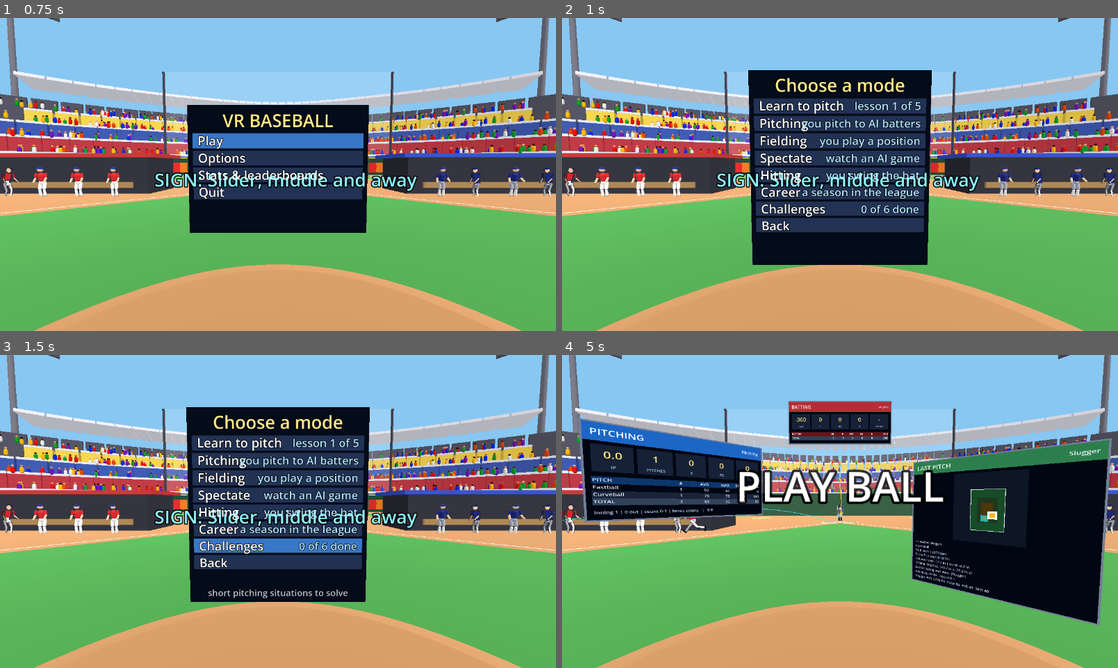
Above: before the commit, frames 1-4 (two rows, left to right).
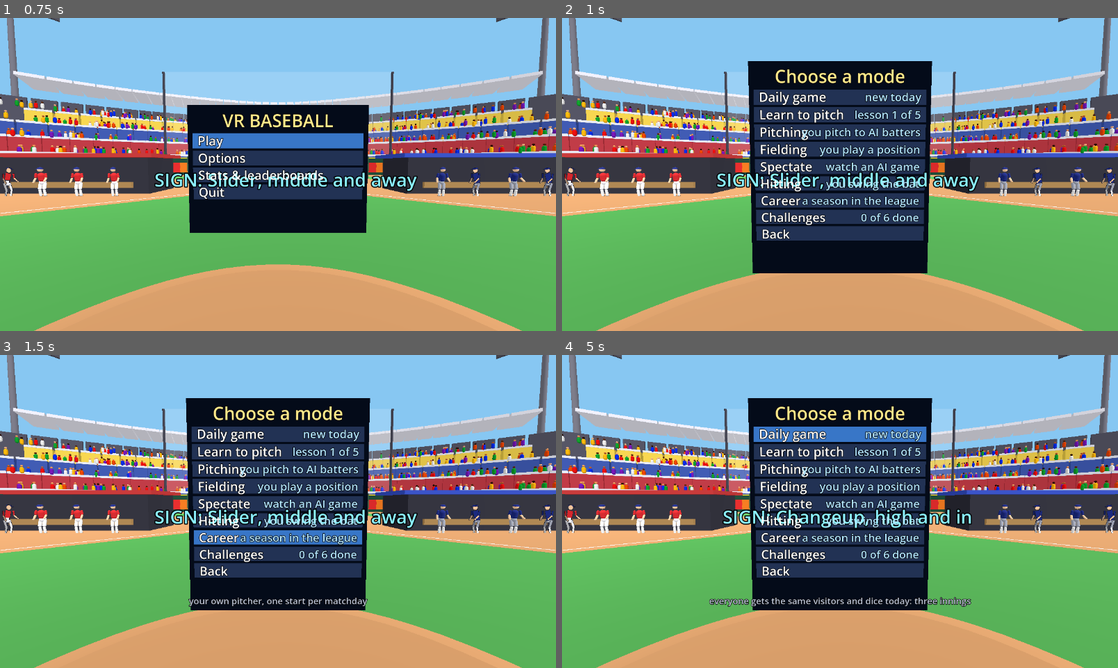
Above: after the commit, the same moments.

Repository: jbax-and-his-ai-pals/009-vr-baseball
Game: Godot game, scene res://scenes/bullpen.tscn
Same seed, same stepped clock (60 frames per second), same inputs: the game is played once before the commit and once after it.
Inputs (mouse positions are in pixels of both pictures, inside the frame that each line leads up to):
- Up to frame 1 (0.75 s): tap Enter (ui_accept) at 0.5 s; move the mouse to (400, 158) at 0.52 s; hold Up from 0.53 s (still down); tap P at 0.6 s; click (400, 158) at 0.67 s
- Up to frame 2 (1 s): keep holding Up; tap Enter (ui_accept) at 0.77 s
- Up to frame 3 (1.5 s): release Up at 1.25 s; tap Enter (ui_accept) at 1.25 s; drag from (166, 527) to (250, 574) at 1.27 s
- Up to frame 4 (5 s): tap Enter (ui_accept) at 2, 2.75, 3.77 s; move the mouse to (895, 442) at 2.02 s; hold Up 2.03-2.75 s; tap Keypad Enter at 2.1 s; drag from (812, 574) to (673, 464) at 2.77 s; move the mouse to (1006, 558) at 3.52 s; hold Down 3.53-4.25 s; tap P at 3.6 s; drag from (673, 464) to (756, 433) at 4.27 s

Frame 1 is identical in both runs. In frame 2, 11% of the frame differs, in the area x 33-67%, y 13-82%; in frame 3, 12%; in frame 4, 45%, in the area x 0-100%, y 13-87%.

Commit message:
Daily game: the day's visitors and dice are the same for everyone; a board per day
Co-Authored-By: Claude Sonnet 5.5 <noreply@anthropic.com>

Diff:
--- a/scripts/bullpen.gd
+++ b/scripts/bullpen.gd
@@ -152,6 +152,7 @@
 var _tracker := SwingTracker.new()          # your controller as a bat (Hitting)
 var _bat_view: MeshInstance3D               # the bat in your hand
 var _bat_call := ""                         # a play called with this pitch: "squeeze" or "hit_and_run" ("" for none)
+var _daily := 0                            # a daily game: the day it belongs to (0 for an ordinary game)
 var _two_way := false                       # you also bat: the bottom halves are played live
 var _top_game: GameState                    # while you bat, the pitching game waits here
 var _bottom_end_timer := -1.0               # counts down once your half is over, then hands the game back
@@ -317,6 +318,8 @@
 	else:
 		_home = Team.generate("Home", 55.0, 7)
 		_away = Team.generate("Away", 52.0, 14)
+		if _daily > 0:
+			_away = Team.generate("Away", 46.0 + float(_daily % 13), _daily * 31 + 5)      # the day's visitors, the same for everyone
 		_away.jersey = Color(0.84, 0.16, 0.18)          # the visitors wear red (the runners and the batter already do)
 		_away.pants = Color(0.95, 0.95, 0.97)
 		_away.cap = Color(0.12, 0.17, 0.50)
@@ -1471,6 +1474,7 @@
 	c.scenario = _scenario_id
 	c.career = _career_game
 	c.two_way = _two_way
+	c.daily = _daily
 	c.park = Park.now().id
 	if _career_game:
 		c.innings = _career.innings_per_start
@@ -1491,6 +1495,9 @@
 	_derby = c.activity == "Derby" and c.mode == "Hitting"
 	_tutorial = Tutorial.new(_settings.tutorial_step) if c.tutorial else null
 	_two_way = c.two_way
+	_daily = c.daily
+	if _daily > 0:
+		forced_seed = GameConfig.daily_seed(_daily)
 	Park.current = Park.by_id("harbor" if c.career else c.park)
 	_career_game = c.career and _career != null and not _career.is_over()
 
--- a/scripts/game_config.gd
+++ b/scripts/game_config.gd
@@ -26,6 +26,7 @@
 var assist := "Standard"
 var scenario := ""             # a challenge id (see Scenario); "" for an ordinary game
 var tutorial := false          # the pitching lesson (a bullpen with prompts)
+var daily := 0                 # a daily game: the day number (days since 1970), 0 for an ordinary game
 var park := "harbor"           # which ballpark (see Park)
 var two_way := false           # pitch the top halves, bat the bottom halves yourself
 var career := false            # the next start of your saved career (teams, pitcher and innings come from it)
@@ -62,7 +63,14 @@
 		c.activity = "Game"
 		c.innings = int(Scenario.by_id(scenario).setup.get("innings", 9)) if int(Scenario.by_id(scenario).setup.get("innings", 9)) in INNINGS else 9
 	c.park = park if park in Park.ids() else Park.DEFAULT_ID
-	c.two_way = two_way and c.mode == "Pitching" and c.activity == "Game" and c.scenario == "" and not c.career and not c.tutorial
+	if daily > 0 and scenario == "" and not career and not tutorial:
+		# The daily game: everybody gets the same visitors and the same dice for the day, three innings.
+		c.daily = daily
+		c.mode = "Pitching"
+		c.activity = "Game"
+		c.innings = 3
+		c.park = Park.DEFAULT_ID
+	c.two_way = two_way and c.mode == "Pitching" and c.activity == "Game" and c.scenario == "" and not c.career and not c.tutorial and c.daily == 0
 	# Spectating is always a full game of watching; there is nothing to practise.
 	if c.mode == "Spectate":
 		c.activity = "Game"
@@ -86,13 +94,30 @@
 func leaderboard_key() -> String:
 	if not is_scored():
 		return ""
+	if daily > 0:
+		return "Daily/%d/%s" % [daily, assist]
 	var where := "%s/%dinn%s%s" % [mode, innings, "+bat" if two_way else "", "" if park == Park.DEFAULT_ID else "@" + park]
 	if mode == "Fielding":
 		where = "Fielding%d/%dinn" % [position, innings]
 	return "%s/%s" % [where, assist]
 
 
+## Days since 1970-01-01 (UTC): the day a daily game belongs to.
+static var today_override := 0
+
+
+static func today() -> int:
+	return today_override if today_override > 0 else int(Time.get_unix_time_from_system() / 86400.0)
+
+
+## The seed everyone shares for a daily game.
+static func daily_seed(day: int) -> int:
+	return day * 7919 + 13
+
+
 func title() -> String:
+	if daily > 0:
+		return "Daily game - %s" % Time.get_date_string_from_unix_time(daily * 86400)
 	if scenario != "":
 		return "Challenge - %s" % Scenario.by_id(scenario).title
 	if tutorial:
@@ -119,7 +144,7 @@
 
 func to_dict() -> Dictionary:
 	return {"mode": mode, "activity": activity, "position": position, "innings": innings,
-		"batter": batter, "assist": assist, "scenario": scenario, "career": career, "tutorial": tutorial, "two_way": two_way, "park": park}
+		"batter": batter, "assist": assist, "scenario": scenario, "career": career, "tutorial": tutorial, "two_way": two_way, "park": park, "daily": daily}
 
 
 static func from_dict(d: Dictionary) -> GameConfig:
@@ -135,4 +160,5 @@
 	c.tutorial = bool(d.get("tutorial", false))
 	c.two_way = bool(d.get("two_way", false))
 	c.park = str(d.get("park", Park.DEFAULT_ID))
+	c.daily = int(d.get("daily", 0))
 	return c.normalized()
--- a/scripts/menu_model.gd
+++ b/scripts/menu_model.gd
@@ -107,6 +107,10 @@
 			rows.append(_row("stats", "Stats & leaderboards"))
 			rows.append(_row("quit", "Quit"))
 		"play":
+			var day := GameConfig.today()
+			var dkey := "Daily/%d/%s" % [day, settings.assist]
+			var dtop: Array = profile.top(dkey, 1) if profile != null else []
+			rows.append(_row("daily", "Daily game", "best today: %d" % int(dtop[0].score) if not dtop.is_empty() else "new today", true, "everyone gets the same visitors and dice today: three innings"))
 			rows.append(_row("tutorial", "Learn to pitch", "lesson %d of %d" % [mini(settings.tutorial_step + 1, Tutorial.STEPS.size()), Tutorial.STEPS.size()] if settings.tutorial_step < Tutorial.STEPS.size() else "done (replay)", true, "a short lesson: your usual throw, then one gesture per pitch"))
 			rows.append(_row("mode:Pitching", "Pitching", "you pitch to AI batters"))
 			rows.append(_row("mode:Fielding", "Fielding", "you play a position"))
@@ -322,6 +326,13 @@
 			cc = cc.normalized()
 			settings.last_game = cc.to_dict()
 			return {"type": "start", "config": cc}
+	if id == "daily":
+		var dc := GameConfig.new()
+		dc.daily = GameConfig.today()
+		dc.assist = settings.assist
+		dc = dc.normalized()
+		settings.last_game = dc.to_dict()
+		return {"type": "start", "config": dc}
 	if id == "tutorial":
 		var tc := GameConfig.new()
 		tc.tutorial = true
--- a/scripts/player_profile.gd
+++ b/scripts/player_profile.gd
@@ -61,6 +61,7 @@
 	_add_totals(line)
 	var out := {"score": score, "rank": 0, "personal_best": false, "key": key}
 	if key != "":
+		_prune_daily(key)
 		var board: Array = boards.get(key, [])
 		out.personal_best = board.is_empty() or score > int(board[0].score)
 		board.append({"score": score, "t": t, "line": line})
@@ -73,6 +74,27 @@
 				out.rank = i + 1
 				break
 	return out
+
+
+## Daily boards pile up one per day: keep the last two weeks.
+const DAILY_KEPT := 14
+
+
+func _prune_daily(new_key: String) -> void:
+	if not new_key.begins_with("Daily/"):
+		return
+	var days := {}
+	for k in boards.keys():
+		if String(k).begins_with("Daily/"):
+			days[int(String(k).split("/")[1])] = true
+	days[int(new_key.split("/")[1])] = true
+	var sorted_days: Array = days.keys()
+	sorted_days.sort()
+	while sorted_days.size() > DAILY_KEPT:
+		var old: int = sorted_days.pop_front()
+		for k in boards.keys():
+			if String(k).begins_with("Daily/%d/" % old):
+				boards.erase(k)
 
 
 func _add_totals(line: Dictionary) -> void:
--- /dev/null
+++ b/tests/daily_test.gd
@@ -0,0 +1,89 @@
+extends SceneTree
+## The daily game: the same visitors and the same dice for everybody on a given day, three innings, its
+## own board per day (the last two weeks are kept), and a Play row that says how you did today.
+## Run: godot --headless --path . -s res://tests/daily_test.gd
+
+var _failures := 0
+
+
+func _check(ok: bool, msg: String) -> void:
+	print(("PASS  " if ok else "FAIL  ") + msg)
+	if not ok:
+		_failures += 1
+
+
+func _scene(day: int) -> Node3D:
+	var c := GameConfig.new()
+	c.daily = day
+	var bp: Node3D = load("res://scenes/bullpen.tscn").instantiate()
+	bp.menu_on_start = false
+	bp.apply_config(c)
+	root.add_child(bp)
+	return bp
+
+
+func _init() -> void:
+	GameConfig.today_override = 20000
+	var c := GameConfig.new()
+	c.daily = 20000
+	c.mode = "Fielding"
+	c.innings = 9
+	c.two_way = true
+	var n := c.normalized()
+	_check(n.daily == 20000 and n.mode == "Pitching" and n.activity == "Game" and n.innings == 3 and not n.two_way, "a daily game is a three-inning pitching game")
+	_check(n.is_scored() and n.leaderboard_key() == "Daily/20000/Standard", "with its own board for the day (%s)" % n.leaderboard_key())
+	_check(n.title().begins_with("Daily game - 2024-10-04") or n.title().begins_with("Daily game - 2024"), "titled by its date (%s)" % n.title())
+	_check(GameConfig.from_dict(n.to_dict()).daily == 20000, "and it round-trips")
+	_check(GameConfig.daily_seed(20000) != GameConfig.daily_seed(20001), "every day has its own seed")
+	var s := GameConfig.new()
+	s.daily = 5
+	s.scenario = Scenario.ids()[0]
+	_check(s.normalized().daily == 0, "a challenge is not a daily game")
+
+	# The menu.
+	var settings := Settings.new()
+	var m := MenuModel.new(settings)
+	m.stack = ["main", "play"]
+	var idx := -1
+	for i in m.items().size():
+		if m.items()[i].id == "daily":
+			idx = i
+	_check(idx == 0 and m.items()[idx].value == "new today", "the first row of Play is the daily game, new today")
+	m.profile.record_game(n, {"kind": "pitching", "k": 5, "outs": 9, "h": 1, "r": 0, "bb": 0, "pitches": 40, "won": true})
+	_check(String(m.items()[idx].value).begins_with("best today: "), "after playing it shows your best (%s)" % m.items()[idx].value)
+	var ev := m.activate(idx)
+	_check(ev.get("type", "") == "start" and ev.config.daily == 20000 and settings.last_game.get("daily", 0) == 20000, "choosing it starts today's game")
+	# Boards: two weeks kept.
+	var p := PlayerProfile.new()
+	for d in range(19980, 20000):
+		var dc := GameConfig.new()
+		dc.daily = d
+		p.record_game(dc.normalized(), {"kind": "pitching", "k": 3, "outs": 9, "pitches": 30})
+	var daily_keys := p.keys_played().filter(func(k): return String(k).begins_with("Daily/"))
+	_check(daily_keys.size() == PlayerProfile.DAILY_KEPT, "only the last %d days' boards are kept (%d)" % [PlayerProfile.DAILY_KEPT, daily_keys.size()])
+	_check(daily_keys.has("Daily/19999/Standard") and not daily_keys.has("Daily/19980/Standard"), "the old ones go")
+
+	# The scene: the same day is the same game.
+	ThrowLogger.override_path = "user://test_throws.jsonl"
+	var a := _scene(20000)
+	await process_frame
+	var names_a: Array = a._away.lineup.map(func(x): return x.name)
+	var seed_a: int = a._game_seed
+	var config_a: GameConfig = a._current_config()
+	a.queue_free()
+	await process_frame
+	var b := _scene(20000)
+	await process_frame
+	var names_b: Array = b._away.lineup.map(func(x): return x.name)
+	_check(names_a == names_b and seed_a == b._game_seed, "two scenes on the same day have the same visitors and the same seed")
+	_check(config_a.daily == 20000 and config_a.innings == 3, "and the running game keeps being a daily one")
+	b.queue_free()
+	await process_frame
+	var c2 := _scene(20001)
+	await process_frame
+	var names_c: Array = c2._away.lineup.map(func(x): return x.name)
+	_check(names_c != names_a and c2._game_seed != seed_a, "the next day is a different game")
+	c2.queue_free()
+
+	print("FAILURES: %d" % _failures)
+	quit(1 if _failures > 0 else 0)
--- a/tests/lesson_test.gd
+++ b/tests/lesson_test.gd
@@ -74,12 +74,12 @@
 	var m := MenuModel.new(s)
 	m.stack = ["main", "play"]
 	var rows := m.items().map(func(r): return r.id)
-	_check(rows[0] == "tutorial" and String(m.items()[0].value) == "lesson 4 of 5", "Play lists the lesson first and where you are (%s)" % m.items()[0].value)
-	var ev := m.activate(0)
+	_check(rows[1] == "tutorial" and String(m.items()[1].value) == "lesson 4 of 5", "Play lists the lesson first and where you are (%s)" % m.items()[1].value)
+	var ev := m.activate(1)
 	_check(ev.get("type", "") == "start" and ev.config.tutorial and s.last_game.get("tutorial", false), "choosing it starts it")
 	s.tutorial_step = 5
-	_check(String(m.items()[0].value).begins_with("done"), "after finishing it offers a replay")
-	m.activate(0)
+	_check(String(m.items()[1].value).begins_with("done"), "after finishing it offers a replay")
+	m.activate(1)
 	_check(s.tutorial_step == 0, "and a replay starts over")
 
 	# In the scene.
Not shown, added: tests/dugouts_test.gd.uid
Not shown, changed: ROADMAP.md
Not shown, changed: docs/PLAYTEST.md
